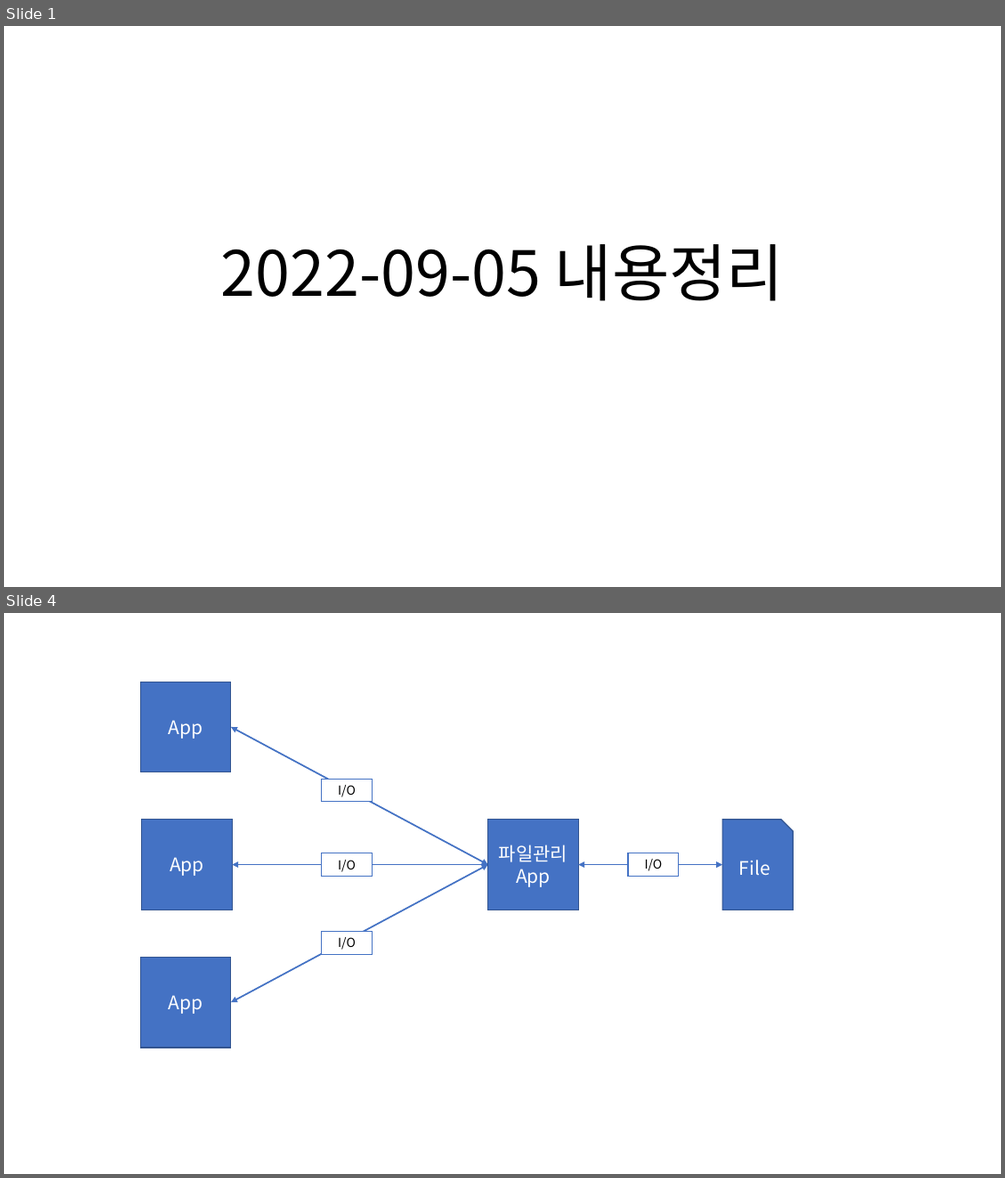
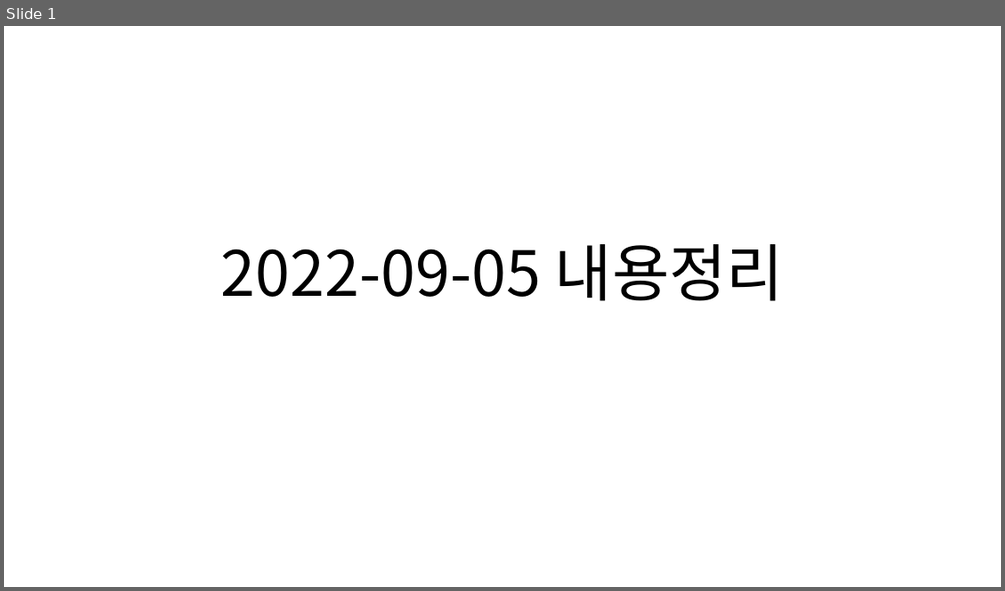
Before and after one commit to Dingadung/2022-study-workspace, a slide deck: study-note/데이터베이스/2022-09-05 내용정리.pptx. Shown one above the other, each under a label of ours: slides 1 and 4 before the commit, slide 1 after it; the slides between them are not shown. The pictures are 1005x1178 and 1005x591 pixels, drawn with LibreOffice and Linux fonts; fonts in the diff are those of the drawing. Boxes give left, top, right and bottom in pixels: in the first picture for what was removed or moved away, otherwise in the second. Text is boxed around its words. In the diff, an @@ line names an element or a change of style, - is before the commit and + after.

```diff
--- a/study-note/데이터베이스/2022-09-05 내용정리.pptx
+++ b/study-note/데이터베이스/2022-09-05 내용정리.pptx
@@ slide 4 removed at (x1=4, y1=613, x2=1001, y2=1174), background #FFFFFF @@
@@ rectangle removed at (x1=141, y1=682, x2=231, y2=772) @@
-App
@@ double arrow removed from (231, 727) to (488, 864) @@
@@ rectangle removed at (x1=321, y1=779, x2=372, y2=802) @@
-I/O
@@ rectangle removed at (x1=142, y1=819, x2=232, y2=910) @@
-App
@@ rectangle removed at (x1=488, y1=819, x2=578, y2=910) @@
-파일관리
-App
@@ snip rect removed at (x1=722, y1=819, x2=793, y2=910) @@
-File
@@ double arrow removed from (231, 1003) to (488, 864) @@
@@ double arrow removed from (232, 864) to (488, 864) @@
@@ rectangle removed at (x1=321, y1=853, x2=372, y2=876) @@
-I/O
@@ double arrow removed from (578, 864) to (722, 864) @@
@@ rectangle removed at (x1=628, y1=853, x2=679, y2=876) @@
-I/O
@@ rectangle removed at (x1=321, y1=932, x2=372, y2=954) @@
-I/O
@@ rectangle removed at (x1=141, y1=957, x2=231, y2=1047) @@
-App
```
Also in this commit, not shown: 21 other slides removed, 4 other files.
